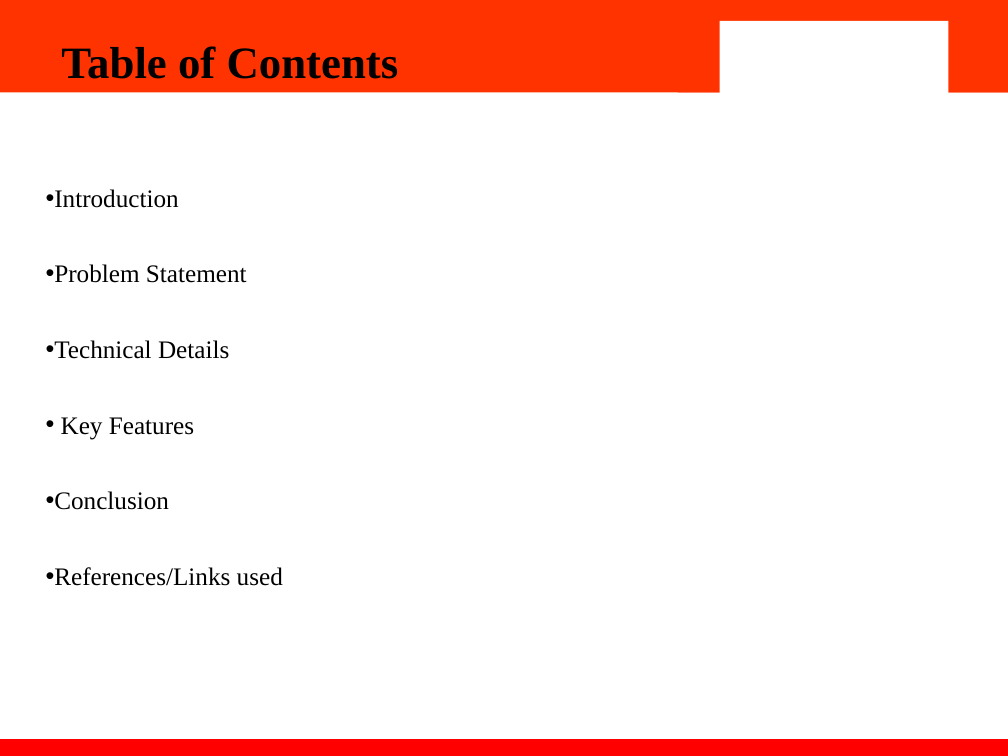
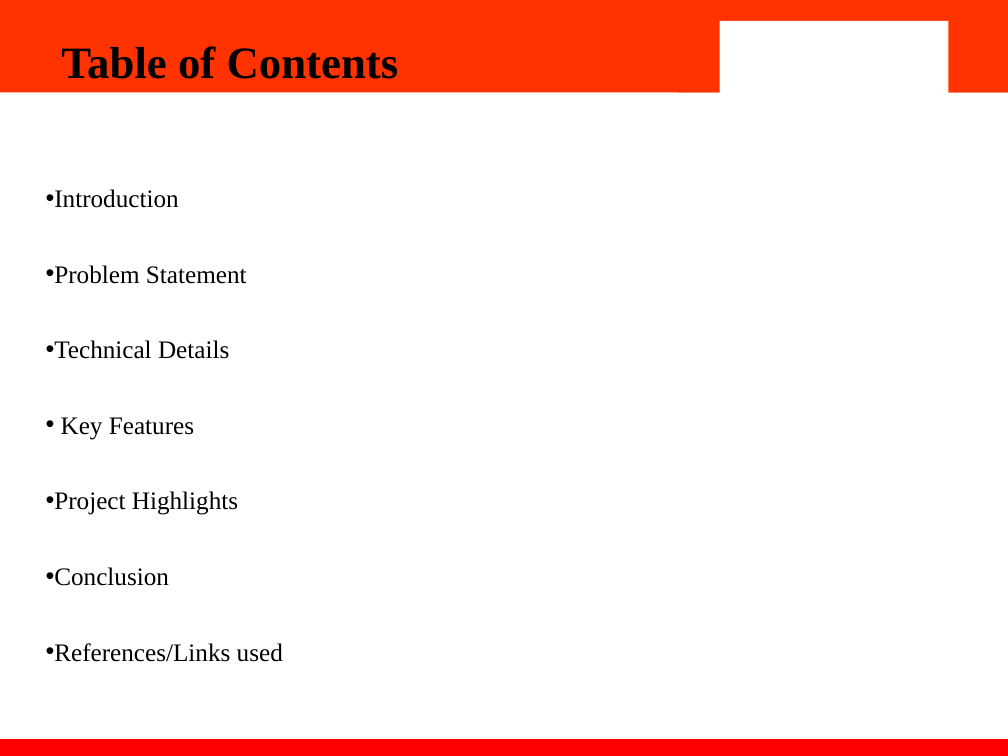
Before and after one commit to CosmosElement77/React-Insta-Clone, a slide deck: slide 2 of Insta clone.pptx. Drawn at 1008x756 pixels with LibreOffice and Linux fonts; fonts in the diff are those of the drawing; background and template pictures are left out. Boxes give left, top, right and bottom in pixels: in the first picture for what was removed or moved away, otherwise in the second. Text is boxed around its words. In the diff, an @@ line names an element or a change of style, - is before the commit and + after.

```diff
--- a/Insta clone.pptx
+++ b/Insta clone.pptx
@@ text at box(54, 491, 238, 515): paragraph added @@
+• Project Highlights
```
Also in this commit, not shown: 4 other slides changed, 3 slides added, 1 other file.
